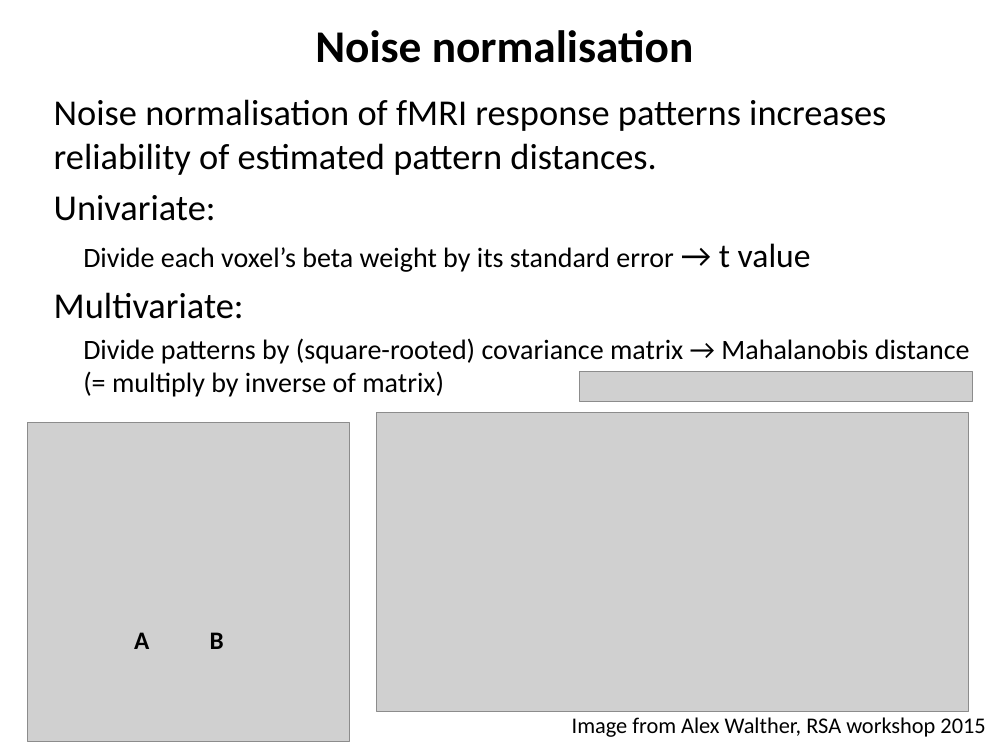
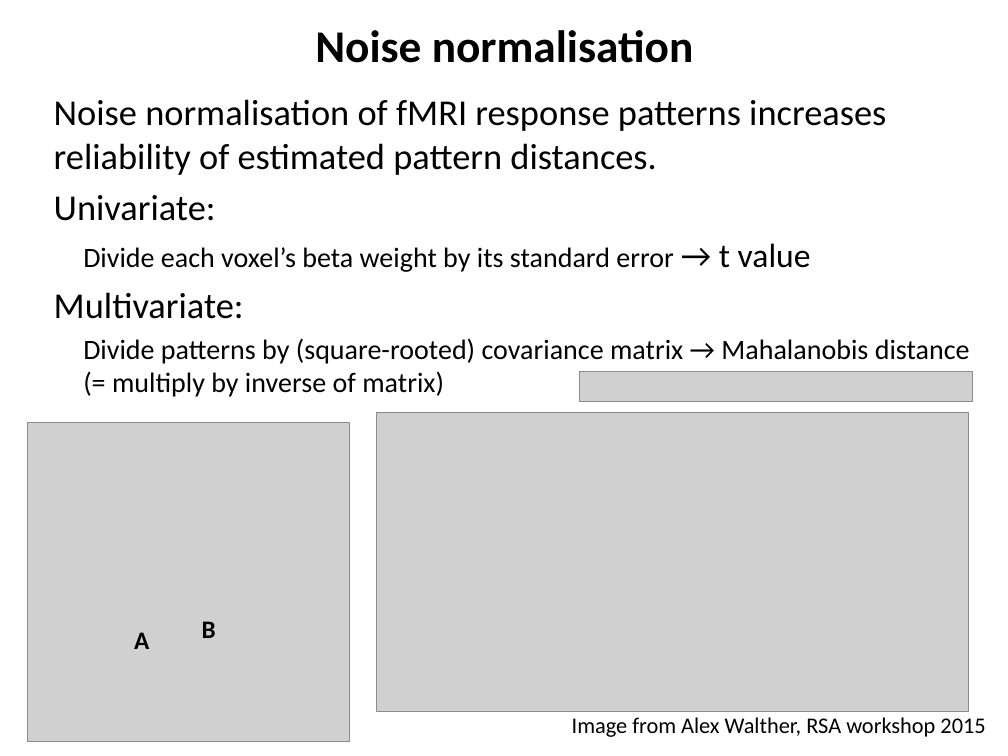
Before and after one commit to MRC-CBU/COGNESTIC, a slide deck: slide 27 of 09_MVPA_MRI/COGNESTIC26_MVPA_djm_part2.pptx. Drawn at 1008x756 pixels with LibreOffice and Linux fonts; fonts in the diff are those of the drawing; grey boxes stand for pictures. Boxes give left, top, right and bottom in pixels: in the first picture for what was removed or moved away, otherwise in the second. Text is boxed around its words. In the diff, an @@ line names an element or a change of style, - is before the commit and + after.

```diff
--- a/09_MVPA_MRI/COGNESTIC26_MVPA_djm_part2.pptx
+++ b/09_MVPA_MRI/COGNESTIC26_MVPA_djm_part2.pptx
@@ text "B": place and size @@
-text "B" at box(210, 632, 224, 649)
+text "B" at box(202, 621, 216, 638)
```
Also in this commit, not shown: 3 other slides changed.
